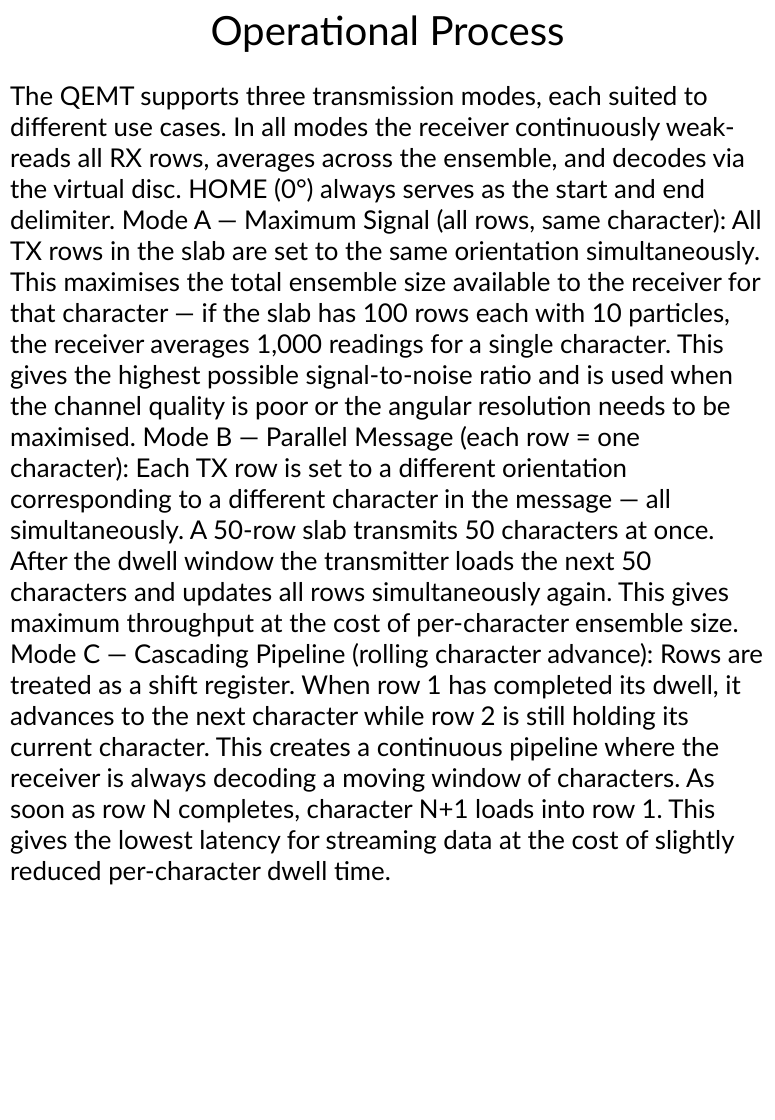
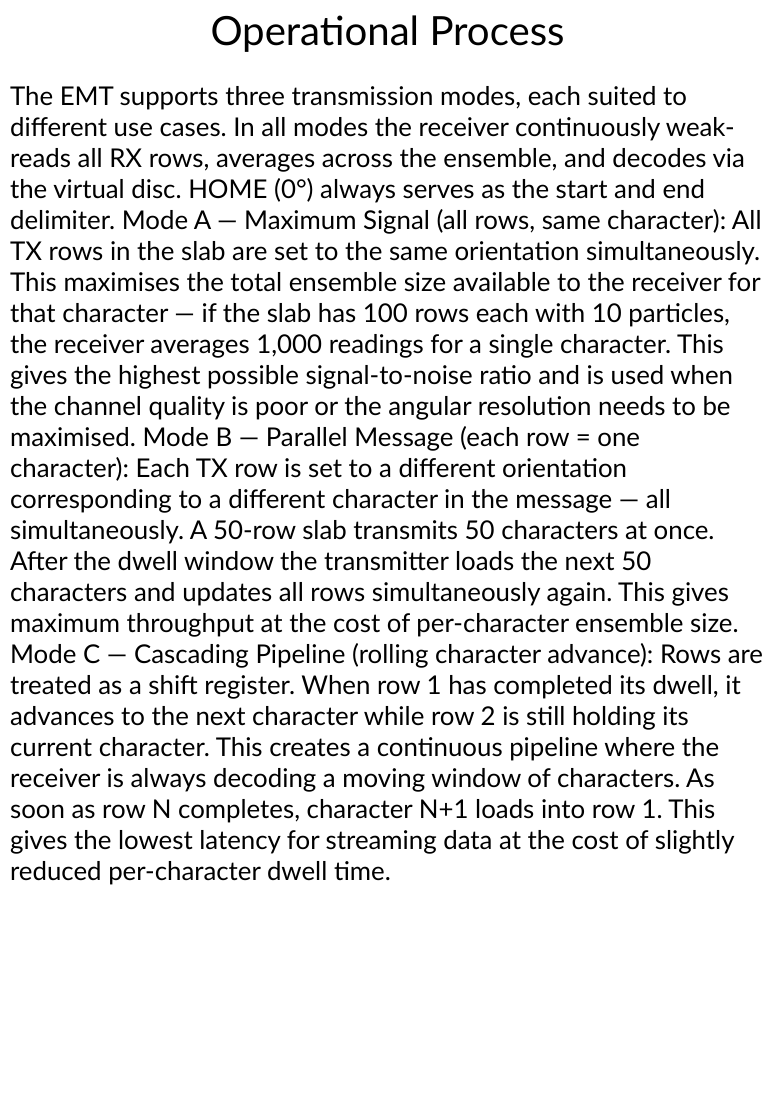
Before and after one commit to DansDesigns/EMT, a slide deck: slide 12 of QuantumEntangledMultiplexingTranceiver.pptx (slide 11 before the commit). Drawn at 775x1120 pixels with LibreOffice and Linux fonts; fonts in the diff are those of the drawing. Boxes give left, top, right and bottom in pixels: in the first picture for what was removed or moved away, otherwise in the second. Text is boxed around its words. In the diff, an @@ line names an element or a change of style, - is before the commit and + after.

```diff
--- a/QuantumEntangledMultiplexingTranceiver.pptx
+++ b/QuantumEntangledMultiplexingTranceiver.pptx
@@ text at (10,86,763,885): text changed @@
-The QEMT supports three transmission modes, each suited to different use cases. In all modes the receiver continuously weak-reads all RX rows, averages across the ensemble, and decodes via the virtual disc. HOME (0°) always serves as the start and end delimiter. Mode A — Maximum Signal (all rows, same character): All TX rows in the slab are set to the same orientation simultaneously. This maximises the total ensemble size available to the receiver for that character — if the slab has 100 rows each with 10 particles, the receiver averages 1,000 readings for a single character. This gives the highest possible signal-to-noise ratio and is used when the channel quality is poor or the angular resolution needs to be maximised. Mode B — Parallel Message (each row = one character): Each TX row is set to a different orientation corresponding to a different character in the message — all simultaneously. A 50-row slab transmits 50 characters at once. After the dwell window the transmitter loads the next 50 characters and updates all rows simultaneously again. This gives maximum throughput at the cost of per-character ensemble size. Mode C — Cascading Pipeline (rolling character advance): Rows are treated as a shift register. When row 1 has completed its dwell, it advances to the next character while row 2 is still holding its current character. This creates a continuous pipeline where the receiver is always decoding a moving window of characters. As soon as row N completes, character N+1 loads into row 1. This gives the lowest latency for streaming data at the cost of slightly reduced per-character dwell time.
+The EMT supports three transmission modes, each suited to different use cases. In all modes the receiver continuously weak-reads all RX rows, averages across the ensemble, and decodes via the virtual disc. HOME (0°) always serves as the start and end delimiter. Mode A — Maximum Signal (all rows, same character): All TX rows in the slab are set to the same orientation simultaneously. This maximises the total ensemble size available to the receiver for that character — if the slab has 100 rows each with 10 particles, the receiver averages 1,000 readings for a single character. This gives the highest possible signal-to-noise ratio and is used when the channel quality is poor or the angular resolution needs to be maximised. Mode B — Parallel Message (each row = one character): Each TX row is set to a different orientation corresponding to a different character in the message — all simultaneously. A 50-row slab transmits 50 characters at once. After the dwell window the transmitter loads the next 50 characters and updates all rows simultaneously again. This gives maximum throughput at the cost of per-character ensemble size. Mode C — Cascading Pipeline (rolling character advance): Rows are treated as a shift register. When row 1 has completed its dwell, it advances to the next character while row 2 is still holding its current character. This creates a continuous pipeline where the receiver is always decoding a moving window of characters. As soon as row N completes, character N+1 loads into row 1. This gives the lowest latency for streaming data at the cost of slightly reduced per-character dwell time.
```
Also in this commit, not shown: 14 other slides changed.
